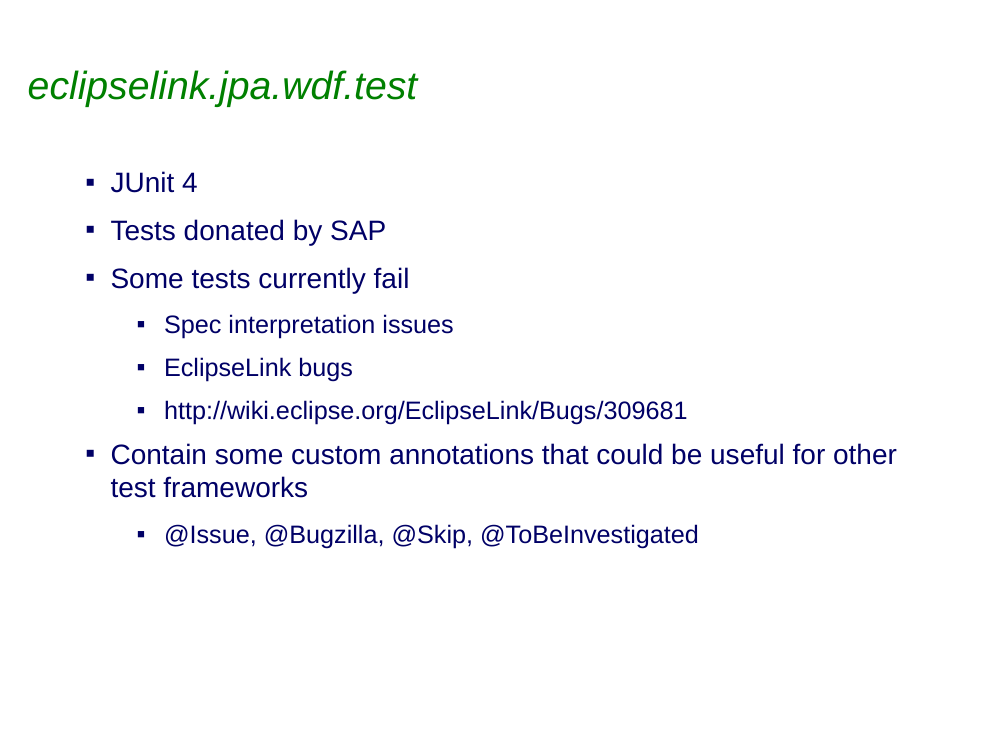
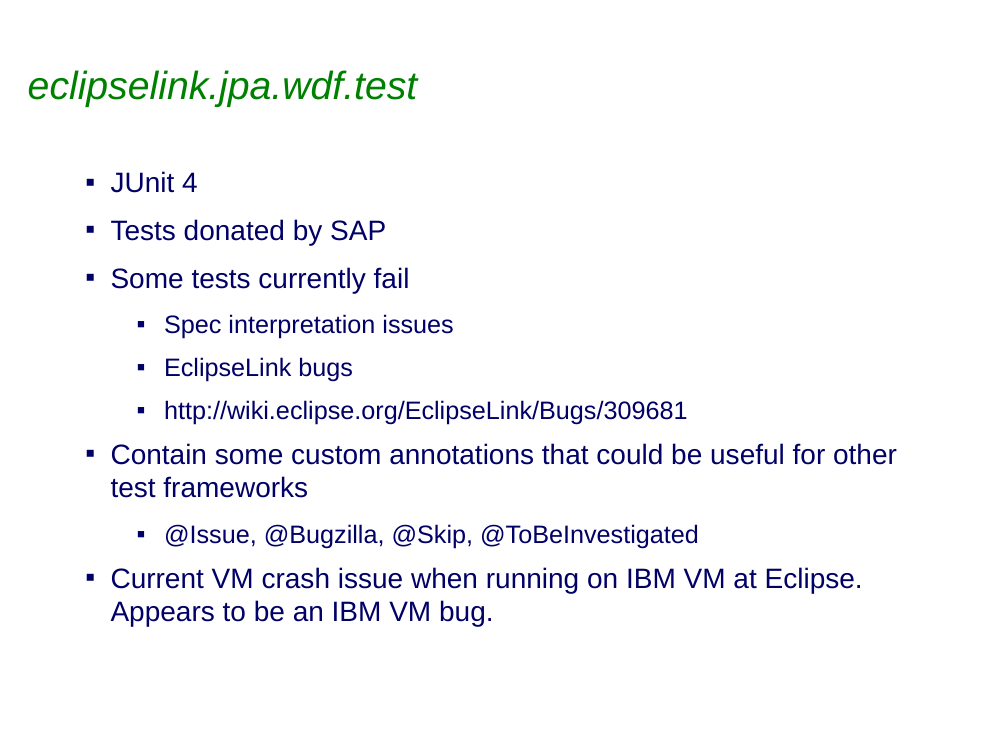
Before and after one commit to sabineheider/incubator, a slide deck: slide 4 of summit-2010/EclipseLink-Testing.ppt. Drawn at 1008x756 pixels with LibreOffice and Linux fonts; fonts in the diff are those of the drawing; background and template pictures are left out. Boxes give left, top, right and bottom in pixels: in the first picture for what was removed or moved away, otherwise in the second. Text is boxed around its words. In the diff, an @@ line names an element or a change of style, - is before the commit and + after.

```diff
--- a/summit-2010/EclipseLink-Testing.ppt
+++ b/summit-2010/EclipseLink-Testing.ppt
@@ text at (111,567,863,626): paragraph added @@
+▪ Current VM crash issue when running on IBM VM at Eclipse. Appears to be an IBM VM bug.
```
Also in this commit, not shown: 3 other slides changed, 3 other files.
